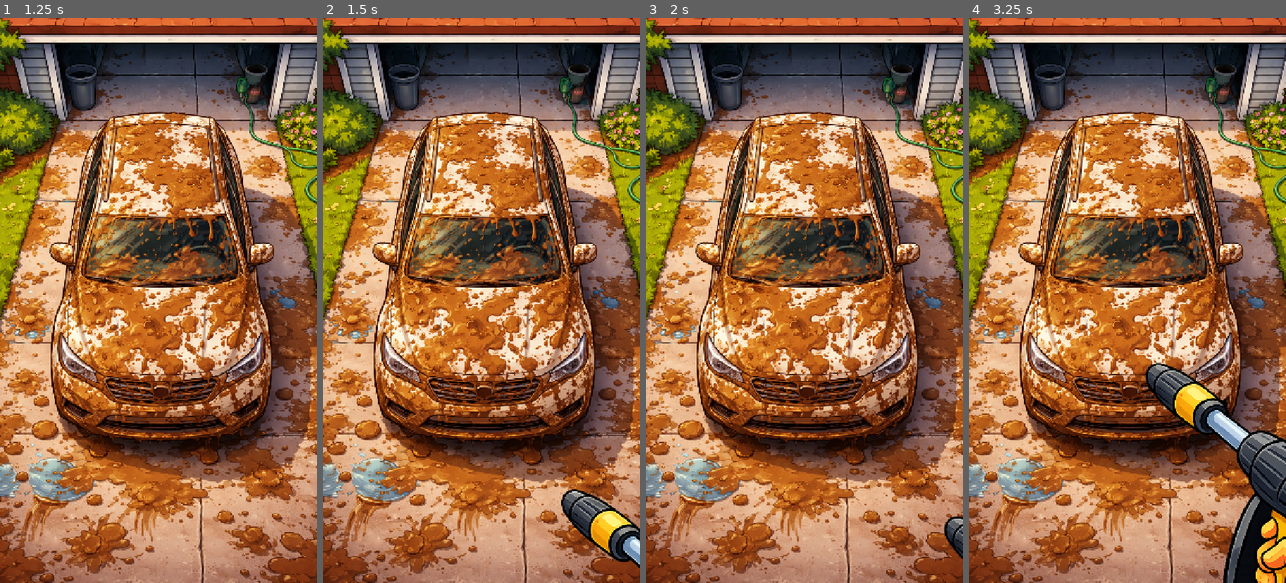
Above: before the commit, frames 1-4 (left to right).
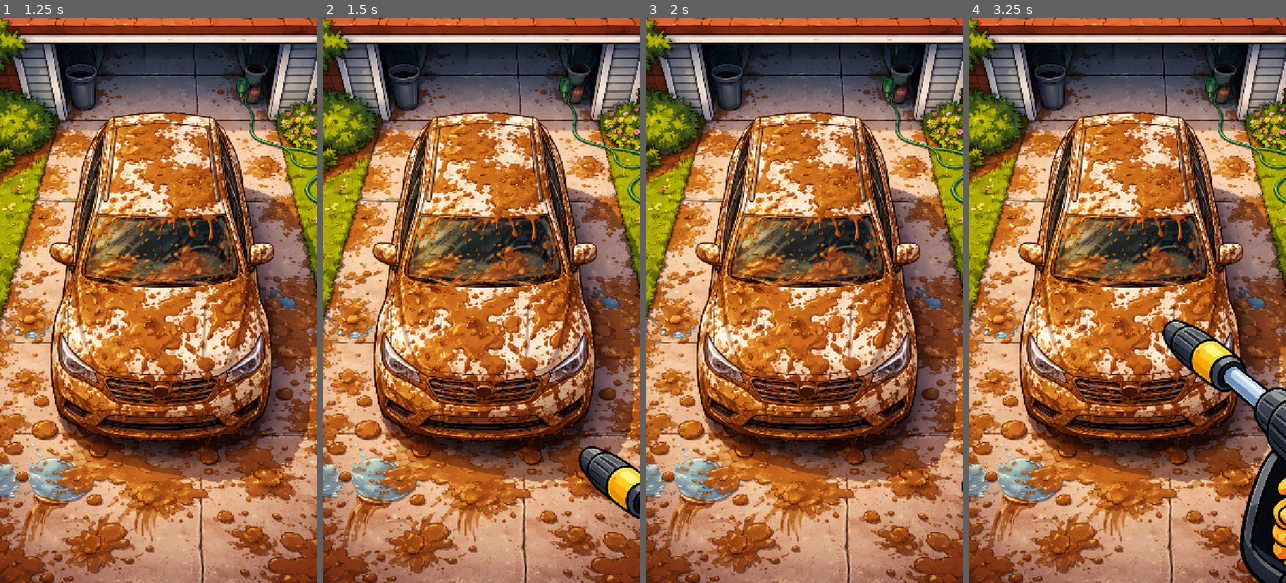
Above: after the commit, the same moments.

Repository: playkore/no-pressure
Game: Godot game, scene res://scenes/levels/DemoLevel.tscn
The game is run twice, just before and just after one commit, with the same random seed, the same clock (stepped at 60 frames per second) and the same inputs.
Inputs (mouse positions are in pixels of both pictures, inside the frame that each line leads up to):
- Up to frame 1 (1.25 s): tap Enter at 0.5 s; move the mouse to (228, 272) at 0.52 s; click (228, 272) at 0.67 s
- Up to frame 2 (1.5 s): tap Space at 1.25 s; drag from (418, 328) to (506, 368) at 1.27 s
- Up to frame 3 (2 s): no input
- Up to frame 4 (3.25 s): tap Enter at 2 s; move the mouse to (1159, 176) at 2.02 s; click (1159, 176) at 2.17 s; tap Space at 2.75 s; drag from (1111, 413) to (1032, 215) at 2.77 s

Frame 1 is identical in both runs. In frame 2, 3.4% of the frame differs, in the area x 75-100%, y 75-98%; in frame 3, 0.3%; in frame 4, 8.6%, in the area x 55-100%, y 53-100%.

Commit message:
Use WaterContact for positioning

Diff:
--- a/scenes/power_washer/PowerWasher.tscn
+++ b/scenes/power_washer/PowerWasher.tscn
@@ -17,7 +17,7 @@
 position = Vector2(4, 7)
 
 [node name="WaterContact" type="Area2D" parent="."]
-position = Vector2(-354, -114)
+position = Vector2(-295, -235)
 
 [node name="CollisionShape2D" type="CollisionShape2D" parent="WaterContact"]
 shape = SubResource("CircleShape2D_0d3rq")
--- a/scripts/power_washer.gd
+++ b/scripts/power_washer.gd
@@ -1,15 +1,10 @@
 extends Node2D
-
-@export var nozzle_to_target_offset := Vector2(260, 340)
-@export var right_edge_margin_px := 0.0
 
 @export_range(1.0, 256.0, 1.0, "or_greater") var contact_radius_px := 20.0:
 	set(value):
 		contact_radius_px = value
 		_apply_contact_radius()
 
-@onready var sprite: Sprite2D = $Sprite
-@onready var nozzle: Marker2D = $Nozzle
 @onready var water_contact: Area2D = $WaterContact
 @onready var water_contact_shape: CollisionShape2D = $WaterContact/CollisionShape2D
 
@@ -20,8 +15,6 @@
 func _ready() -> void:
 	scale = Vector2.ONE
 	rotation = 0.0
-	sprite.scale = Vector2.ONE
-	sprite.rotation = 0.0
 	_apply_contact_radius()
 
 
@@ -84,21 +77,8 @@
 		clampf(pos.x, viewport_rect.position.x, viewport_rect.end.x),
 		clampf(pos.y, viewport_rect.position.y, viewport_rect.end.y)
 	)
-
-	_apply_translation_only_placement(viewport_rect)
-
-
-func _apply_translation_only_placement(viewport_rect: Rect2) -> void:
-	var desired_nozzle := target_point + nozzle_to_target_offset
-	global_position = desired_nozzle - nozzle.position
-
-	if sprite.texture == null:
-		return
-	var tex_size := sprite.texture.get_size() * sprite.global_scale.abs()
-	var right_edge_x := global_position.x + tex_size.x
-	var min_right_edge_x := viewport_rect.end.x + right_edge_margin_px
-	if right_edge_x < min_right_edge_x:
-		global_position.x += min_right_edge_x - right_edge_x
+	var delta := target_point - water_contact.global_position
+	global_position += delta
 
 
 func _apply_contact_radius() -> void:
Not shown, changed: docs/GAME_LOGIC.md
